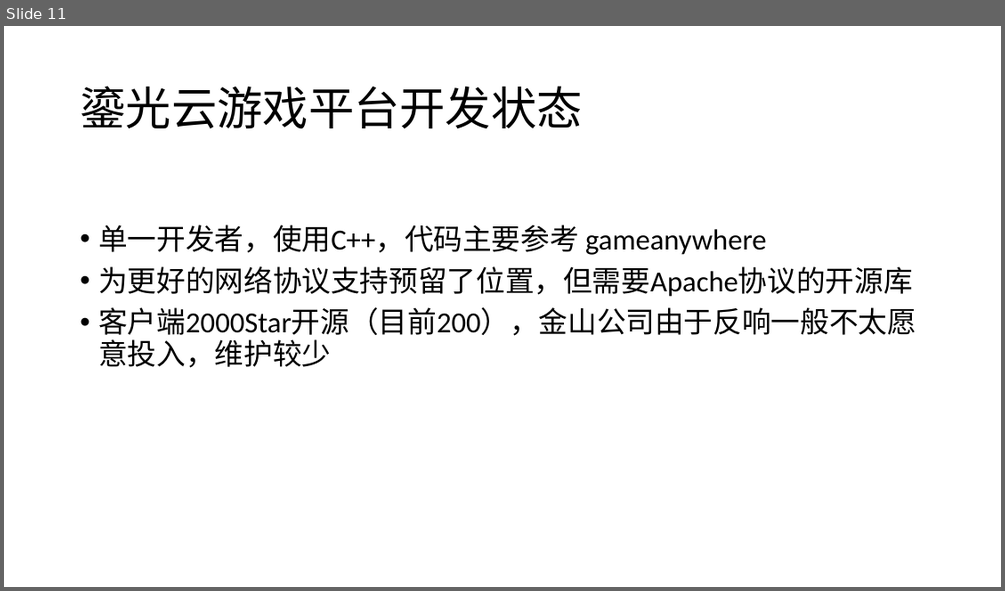
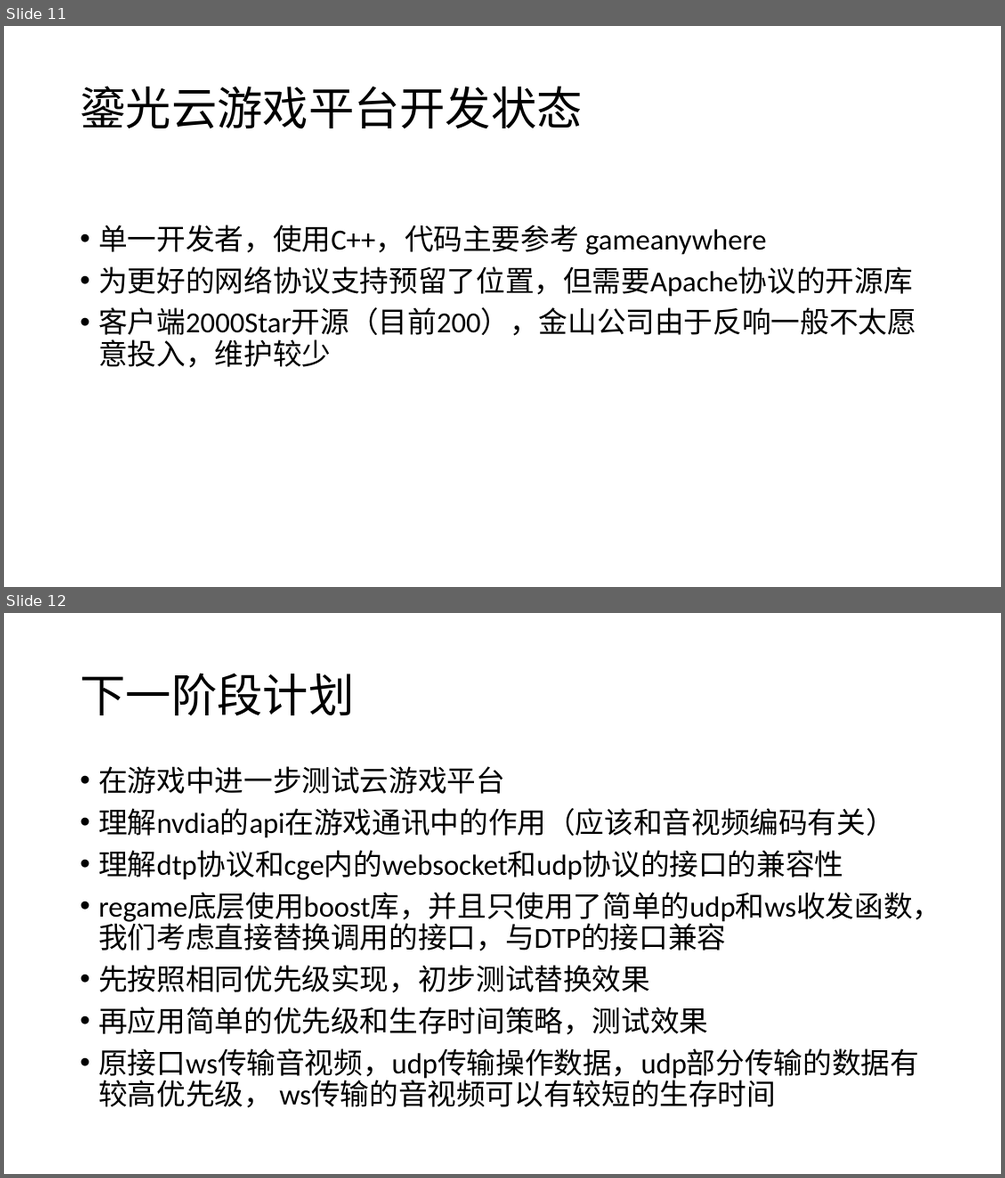
Before and after one commit to BertramRay/DTP_experiment, a slide deck: ppt/liuguang_deployment.pptx. Shown one above the other, each under a label of ours: slide 11 before the commit, slides 11 and 12 after it. The pictures are 1005x591 and 1005x1178 pixels, drawn with LibreOffice and Linux fonts; fonts in the diff are those of the drawing. Boxes give left, top, right and bottom in pixels: in the first picture for what was removed or moved away, otherwise in the second. Text is boxed around its words. In the diff, an @@ line names an element or a change of style, - is before the commit and + after.

Commit message:
feat: update ppt

```diff
--- a/ppt/liuguang_deployment.pptx
+++ b/ppt/liuguang_deployment.pptx
@@ slide 12 added at [4, 613, 1001, 1174], background #FFFFFF @@
@@ title added at [80, 673, 354, 716], 44 pt, text #000000 @@
+下一阶段计划
@@ text added at [98, 766, 941, 1107], 28 pt, text #000000 @@
+• 在游戏中进一步测试云游戏平台
+• 理解nvdia的api在游戏通讯中的作用（应该和音视频编码有关）
+• 理解dtp协议和cge内的websocket和udp协议的接口的兼容性
+• regame底层使用boost库，并且只使用了简单的udp和ws收发函数，我们考虑直接替换调用的接口，与DTP的接口兼容
+• 先按照相同优先级实现，初步测试替换效果
+• 再应用简单的优先级和生存时间策略，测试效果
+• 原接口ws传输音视频，udp传输操作数据，udp部分传输的数据有较高优先级， ws传输的音视频可以有较短的生存时间
```
Also in this commit, not shown: 1 other file.
